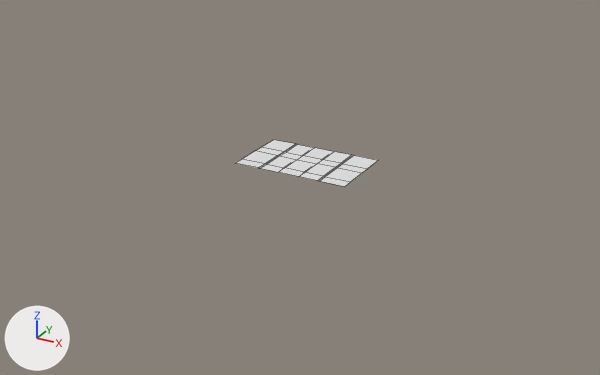
The FBX model dangerous road/Assets/textures & materials/Bibendum/Models/Road.fbx: old version first, new version second.
Before and after are seen from a 50 mm lens placed at (48.3, -89.7, 40.9), pointed at (-0.1, -1.6, -3.1). The lights are fixed; the arrows at lower left show +X, +Y and +Z. Mesh edges are drawn as thin lines. Where no turn or scale is listed for an object, it has been applied to the vertices.

The first picture shows 'Road_model'.
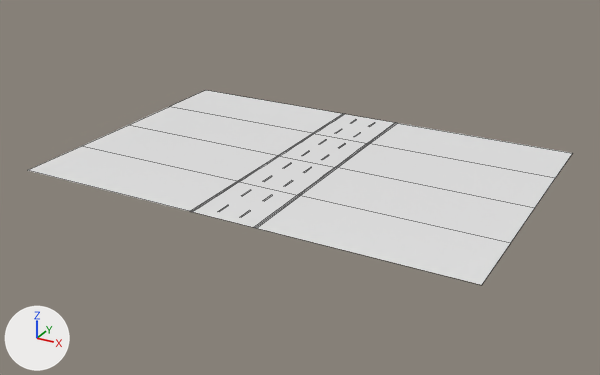
Where the change shows, as pixel boxes (x1, y1, x2, y2) in the pictures (600 x 375 px):
'Road_model', reshaped (282% wider, 317% taller)
    before: (236, 140, 378, 186)
    after: (27, 90, 572, 285)

Patch to the scene script:
```diff
--- a/dangerous road/Assets/textures & materials/Bibendum/Models/Road.fbx.py
+++ b/dangerous road/Assets/textures & materials/Bibendum/Models/Road.fbx.py
@@ me_mesh @@
 # used by ob_road_model
-me_mesh.from_pydata(...)  # 66 vertices, 40 faces; spans x -8.0..8.0, y -5.0..5.0, z 0.0
+me_mesh.from_pydata(...)  # 153 vertices, 61 faces; spans x -30.0..30.0, y -20.0..20.0, z 0.0
+# me_mesh part 1
+# 20 vertices are removed from x -8.0..8.0, y -5.0..5.0, z 0.0
+# 28 faces are deleted
+# 8 vertices move from x -4.5..4.5, y -5.0..5.0, z 0.0 to x -4.3..4.3, y -8.4..6.6, z 0.0
+# 42 vertices are added at x -30.0..4.5, y -20.0..20.0, z 0.0
+# 8 new vertices lie (0.0, 1.6, 0.0) away from vertices in x -4.3..4.3, y -20.0..15.0, z 0.0
+# 9 new vertices lie (25.5, 0.0, 0.0) away from vertices in x -30.0..4.5, y -20.0..20.0, z 0.0
+# 37 new faces join them
 me_mesh.materials.append(mat_palette)
```
